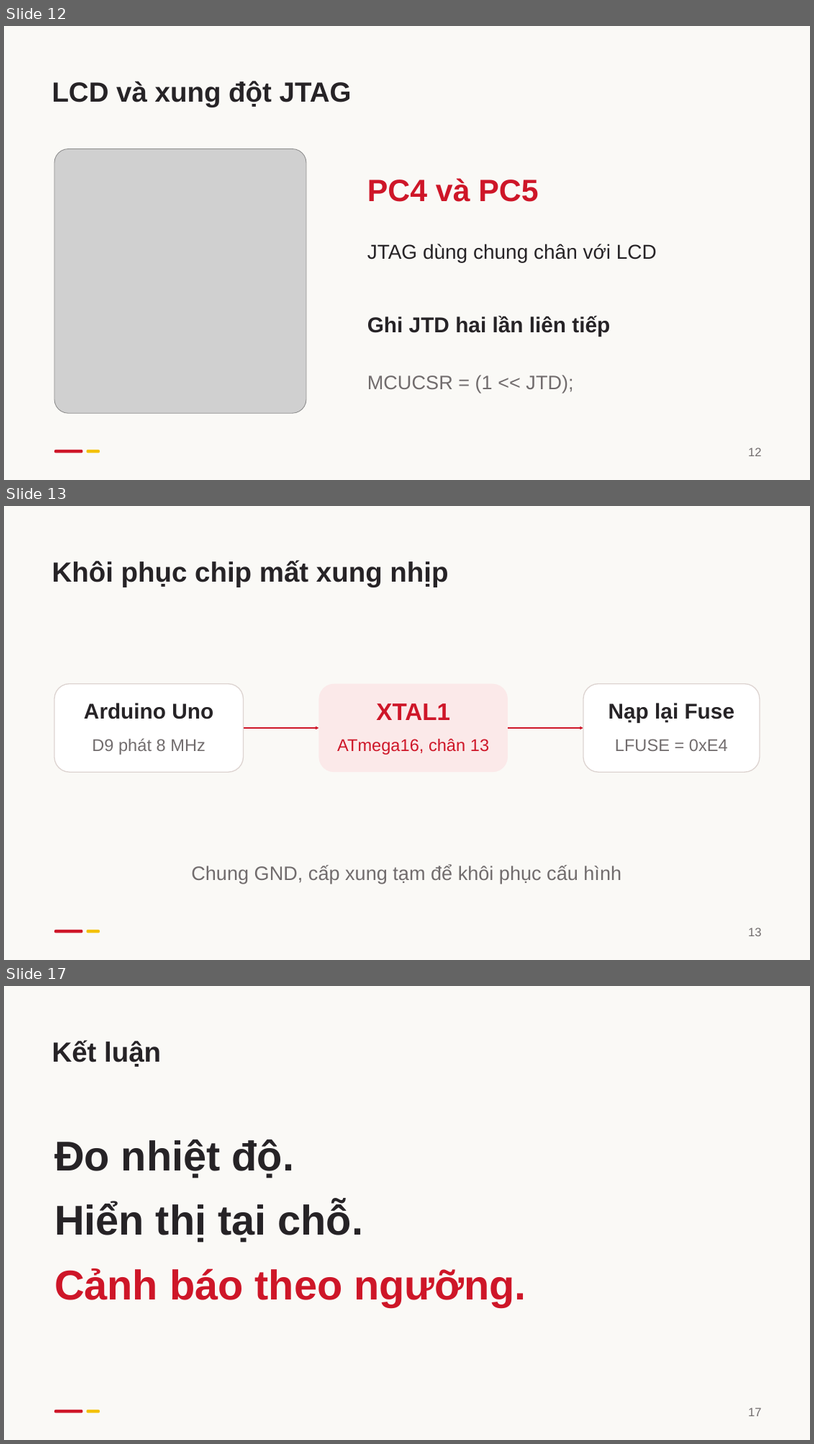
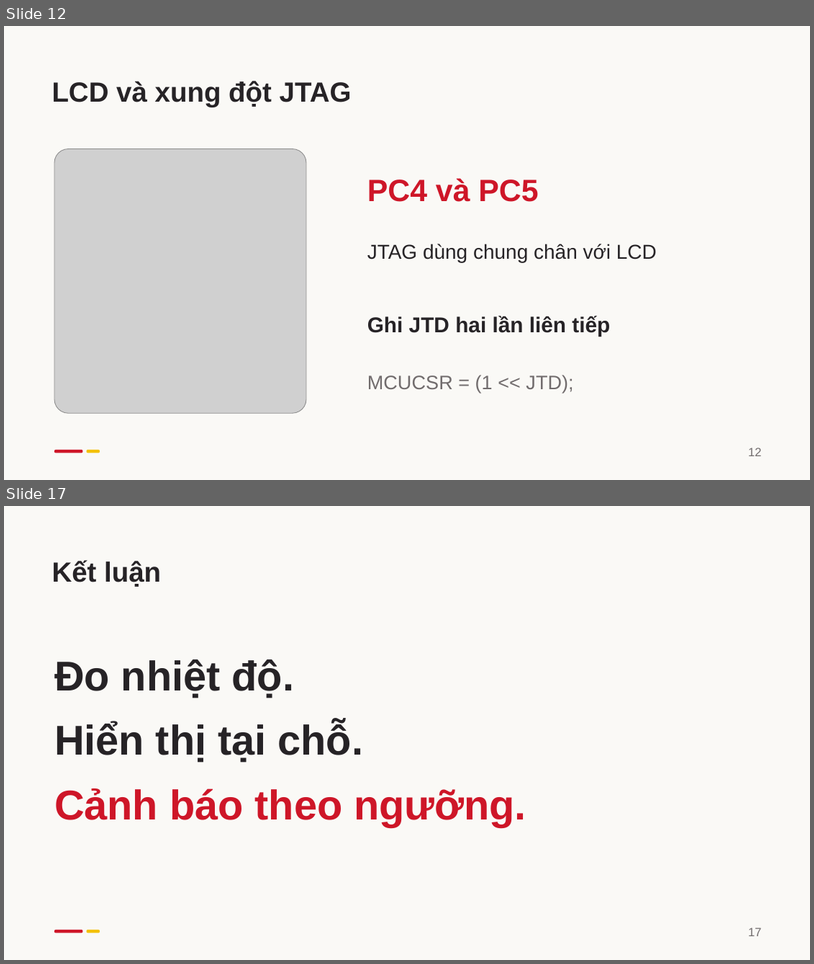
Before and after one commit to kudohieu1209/ET1-DA2, a slide deck: docs/report/slides/DA2_Bao_cao_HUST.pptx. Shown one above the other, each under a label of ours: slides 12, 13 and 17 before the commit, slides 12 and 17 after it; the slides between them are not shown. The pictures are 814x1444 and 814x964 pixels, drawn with LibreOffice and Linux fonts; fonts in the diff are those of the drawing; grey boxes stand for pictures. Boxes give left, top, right and bottom in pixels: in the first picture for what was removed or moved away, otherwise in the second. Text is boxed around its words. In the diff, an @@ line names an element or a change of style, - is before the commit and + after.

```diff
--- a/docs/report/slides/DA2_Bao_cao_HUST.pptx
+++ b/docs/report/slides/DA2_Bao_cao_HUST.pptx
@@ slide 13 removed at (4, 506, 810, 960), background #FAF9F6 @@
@@ text removed at (52, 560, 448, 587) @@
-Khôi phục chip mất xung nhịp
@@ rounded rectangle removed at (54, 684, 243, 772) @@
@@ rounded rectangle removed at (319, 684, 508, 772) @@
@@ rounded rectangle removed at (584, 684, 760, 772) @@
@@ text removed at (84, 703, 214, 719) @@
-Arduino Uno
@@ text removed at (376, 703, 450, 720) @@
-XTAL1
@@ text removed at (609, 703, 735, 723) @@
-Nạp lại Fuse
@@ text removed at (92, 738, 206, 754) @@
-D9 phát 8 MHz
@@ arrow removed from (244, 728) to (319, 728) @@
@@ text removed at (337, 739, 489, 754) @@
-ATmega16, chân 13
@@ arrow removed from (508, 728) to (584, 728) @@
@@ text removed at (615, 739, 728, 751) @@
-LFUSE = 0xE4
@@ text removed at (191, 865, 622, 883) @@
-Chung GND, cấp xung tạm để khôi phục cấu hình
@@ rounded rectangle removed at (54, 929, 82, 932) @@
@@ rounded rectangle removed at (86, 929, 100, 932) @@
@@ text removed at (748, 927, 762, 936) @@
-13
```
Also in this commit, not shown: 9 slides changed, 4 slides added, 6 other slides removed, 7 other files.
